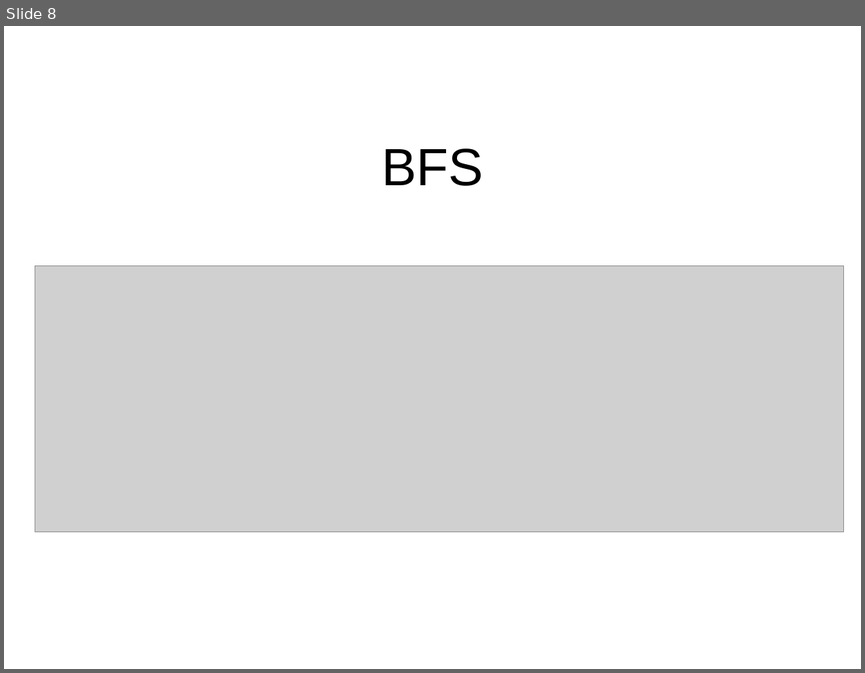
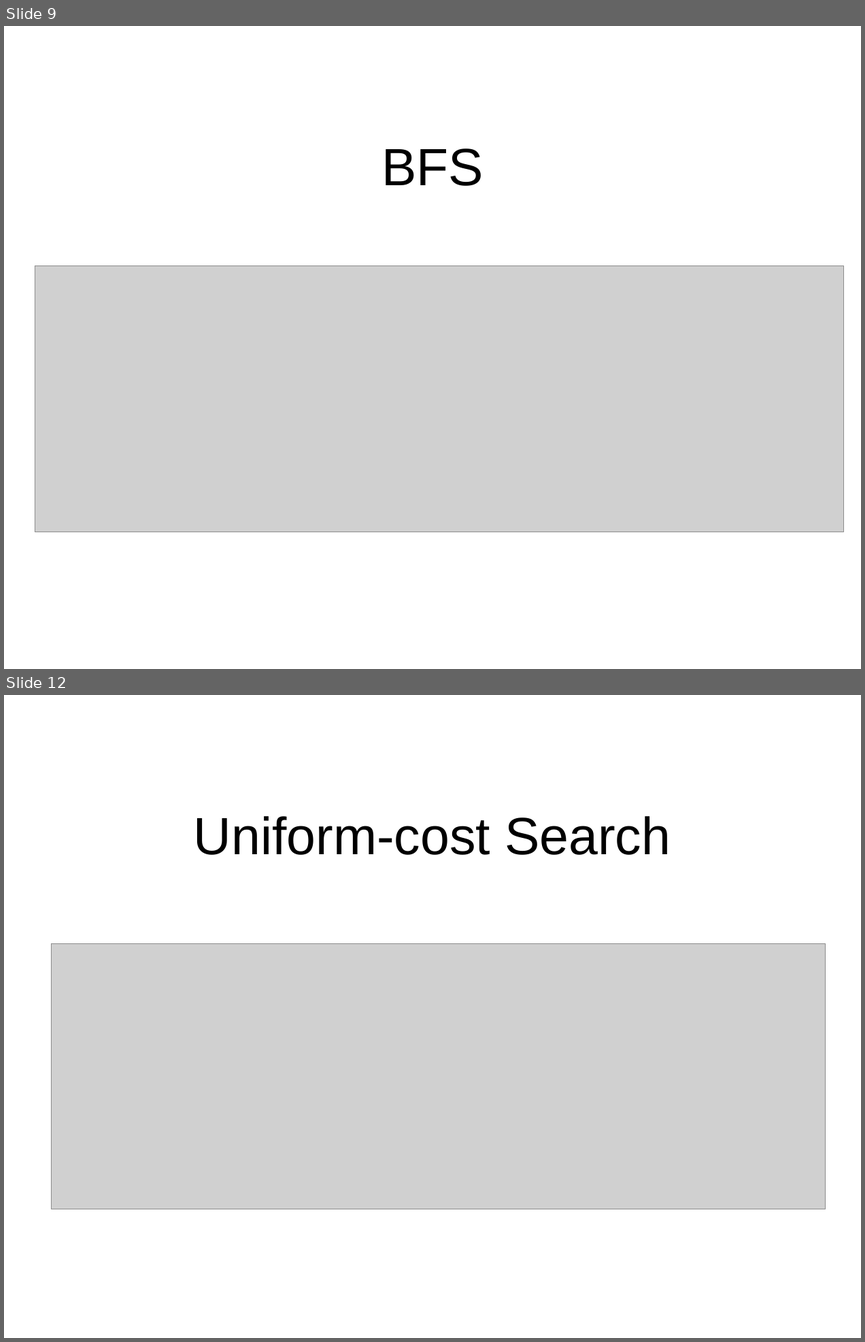
Before and after one commit to RafaelQuirino/SearchingProblems, a slide deck: slides.odp. Shown one above the other, each under a label of ours: slide 8 before the commit, slides 9 and 12 after it; the slides between them are not shown. The pictures are 865x673 and 865x1342 pixels, drawn with LibreOffice and Linux fonts; fonts in the diff are those of the drawing; grey boxes stand for pictures; background and template pictures are left out. Boxes give left, top, right and bottom in pixels: in the first picture for what was removed or moved away, otherwise in the second. Text is boxed around its words. In the diff, an @@ line names an element or a change of style, - is before the commit and + after.

Commit message:
Vinicius
Mudanças de leve no texto e nos Slides, Adicionado Uniform-cost Search.

```diff
--- a/slides.odp
+++ b/slides.odp
@@ slide 12 added at (4,695,861,1338), background picture (left out) @@
@@ title added at (194,816,670,855), 44 pt, text #000000 @@
+Uniform-cost Search
@@ picture added at (51,943,825,1209) @@
@@ what was slide 8 is now slide 9 @@
```
Also in this commit, not shown: 1 slide changed, 3 other slides added, 1 slide removed, 1 other file.
